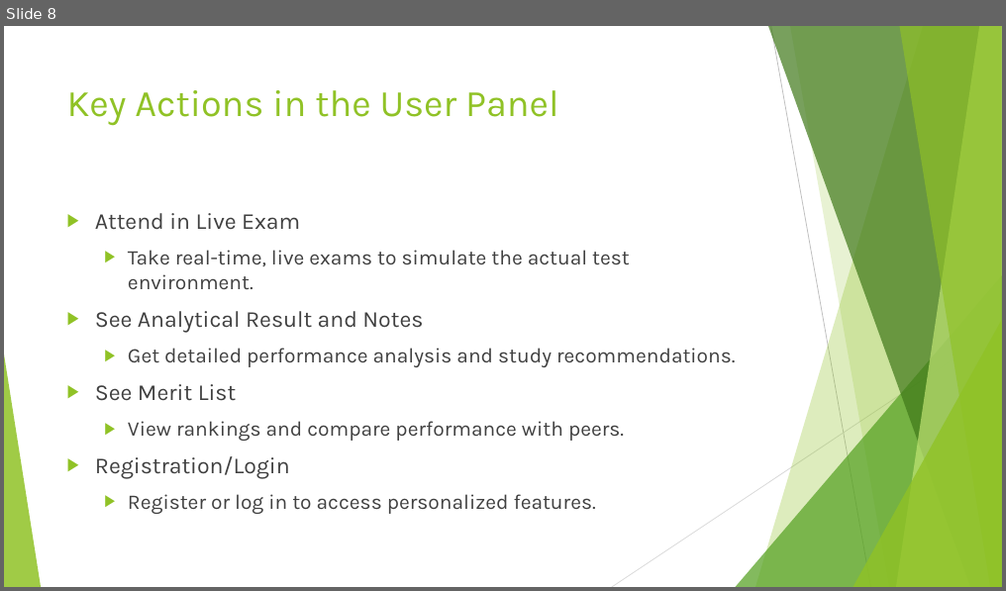
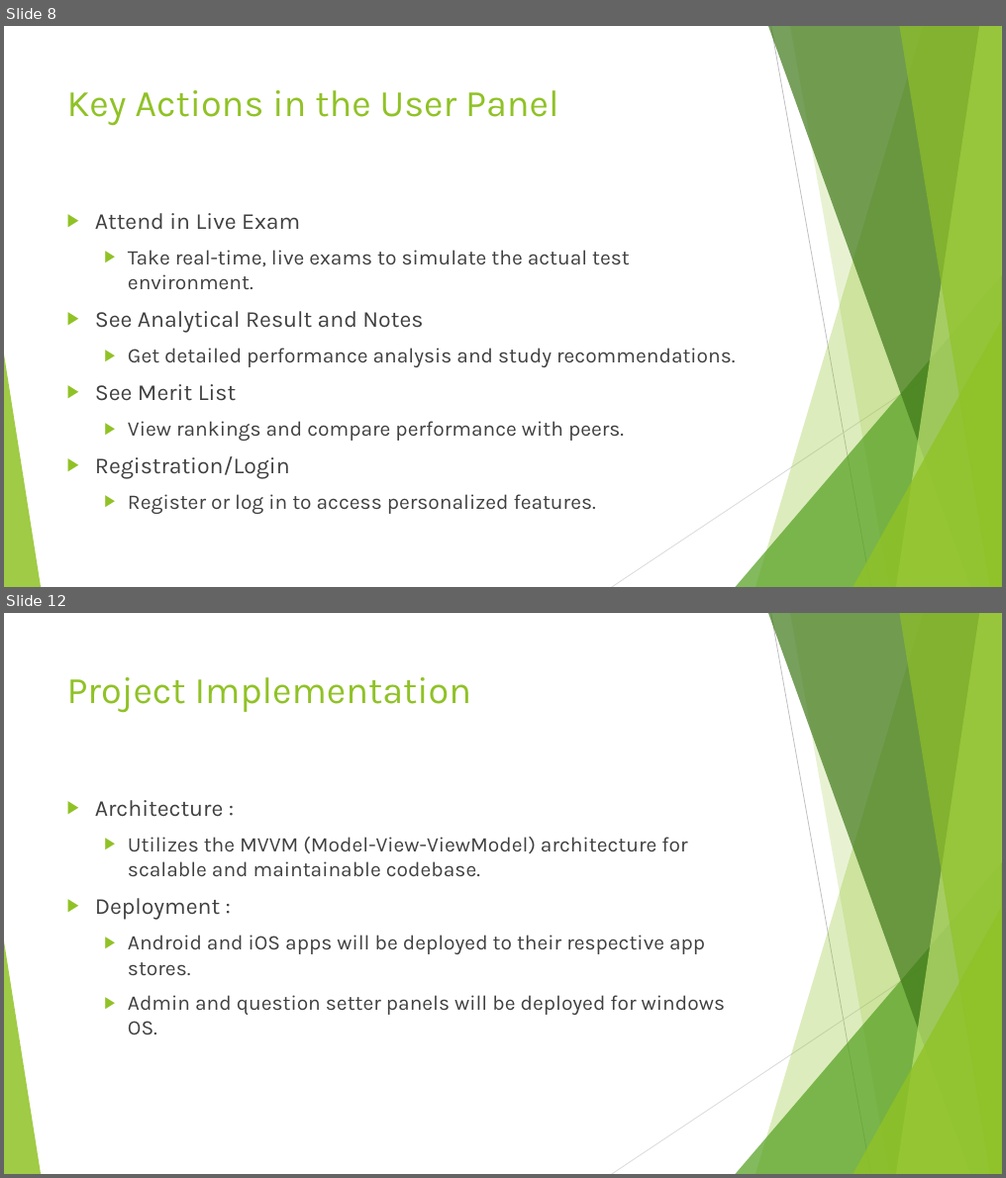
Before and after one commit to nahidulislamshakin/EduAssess360-Project-Plan-Presentation, a slide deck: Project Plan Presentation.pptx. Shown one above the other, each under a label of ours: slide 8 before the commit, slides 8 and 12 after it; the slides between them are not shown. The pictures are 1006x591 and 1006x1178 pixels, drawn with LibreOffice and Linux fonts; fonts in the diff are those of the drawing. Boxes give left, top, right and bottom in pixels: in the first picture for what was removed or moved away, otherwise in the second. Text is boxed around its words. In the diff, an @@ line names an element or a change of style, - is before the commit and + after.

```diff
--- a/Project Plan Presentation.pptx
+++ b/Project Plan Presentation.pptx
@@ slide 12 added at [4,613,1002,1174], background #FFFFFF; not listed: 10 template elements that a slide beside it also shows @@
@@ title added at [67,677,471,713], 36 pt, text #90C226 @@
+Project Implementation
@@ text added at [95,800,725,1035], 20 pt, text #404040 @@
+▶ Architecture :
+  ▶ Utilizes the MVVM (Model-View-ViewModel) architecture for scalable and maintainable codebase.
+▶ Deployment :
+  ▶ Android and iOS apps will be deployed to their respective app stores.
+  ▶ Admin and question setter panels will be deployed for windows OS.
```
Also in this commit, not shown: 1 slide changed, 4 other slides added.
